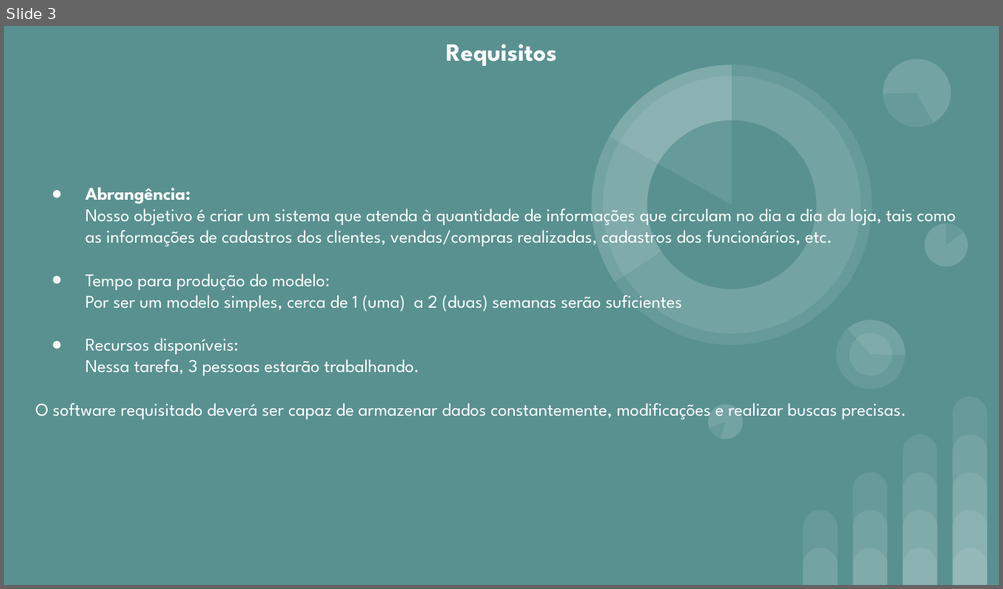
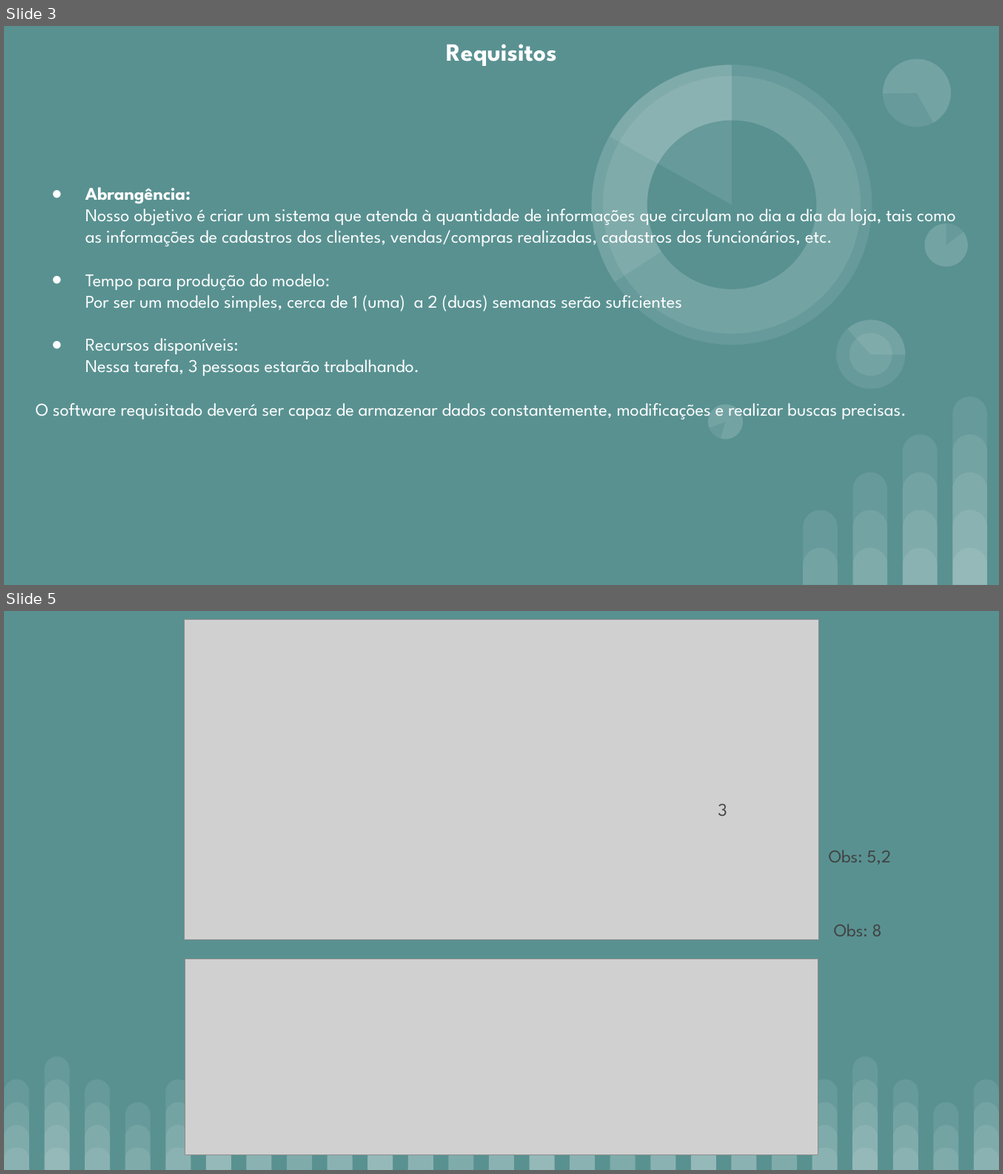
Before and after one commit to Neitsz/Projeto-de-Banco-de-Dados, a slide deck: Slide Revisado 06-06-2024.pptx. Shown one above the other, each under a label of ours: slide 3 before the commit, slides 3 and 5 after it; the slides between them are not shown. The pictures are 1003x589 and 1003x1174 pixels, drawn with LibreOffice and Linux fonts; fonts in the diff are those of the drawing; grey boxes stand for pictures. Boxes give left, top, right and bottom in pixels: in the first picture for what was removed or moved away, otherwise in the second. Text is boxed around its words. In the diff, an @@ line names an element or a change of style, - is before the commit and + after.

```diff
--- a/Slide Revisado 06-06-2024.pptx
+++ b/Slide Revisado 06-06-2024.pptx
@@ slide 5 added at (x1=4, y1=611, x2=999, y2=1170), background #599191 @@
@@ picture added at (x1=184, y1=620, x2=819, y2=940) @@
@@ text added at (x1=717, y1=804, x2=727, y2=816), 13 pt, text #424242 @@
+3
@@ text added at (x1=828, y1=850, x2=891, y2=865), 13 pt, text #424242 @@
+Obs: 5,2
@@ text added at (x1=834, y1=924, x2=882, y2=937), 13 pt, text #424242 @@
+Obs: 8
@@ picture added at (x1=185, y1=959, x2=817, y2=1155) @@
@@ group added at (x1=4, y1=1056, x2=999, y2=1170): 100 round same rects @@
```
Also in this commit, not shown: 2 slides changed, 1 other slide added, 2 slides removed.
